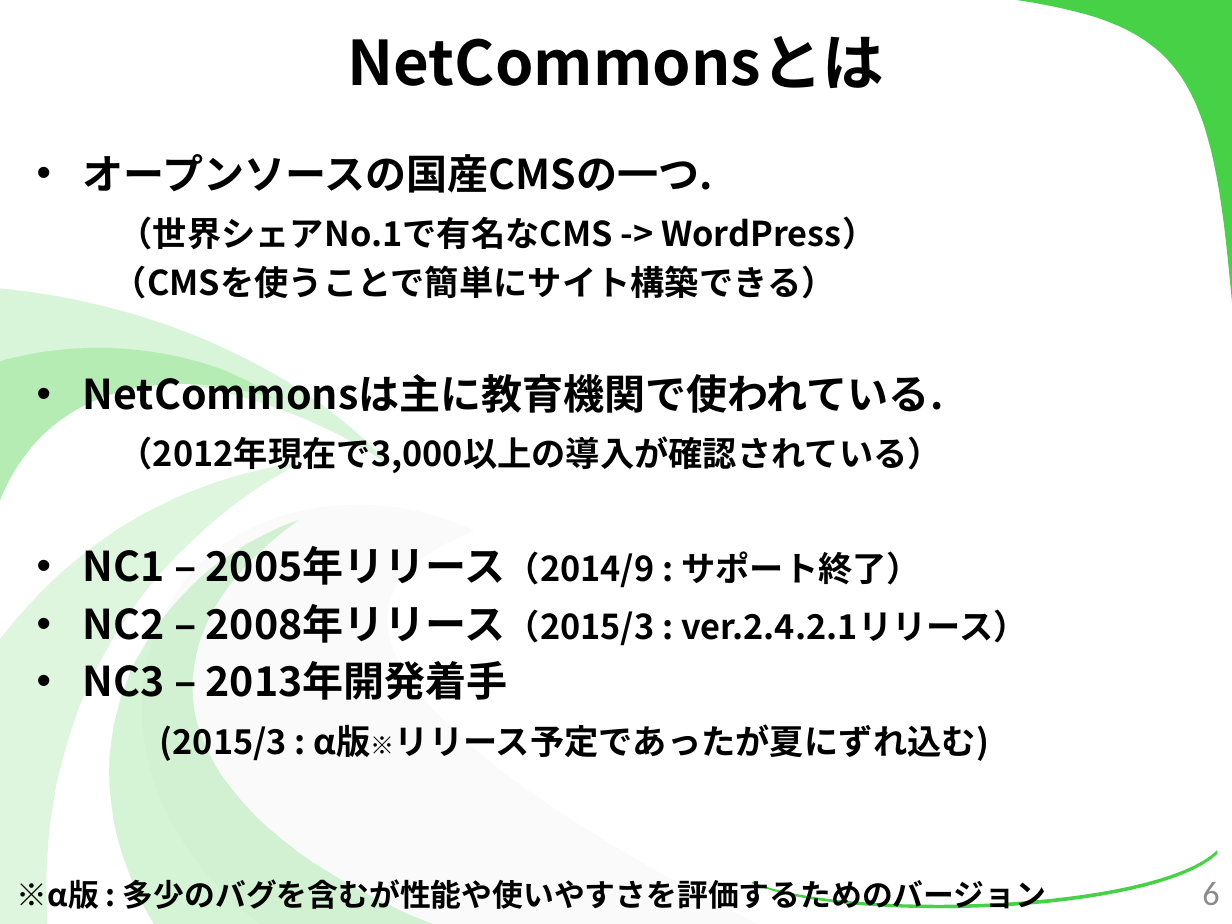
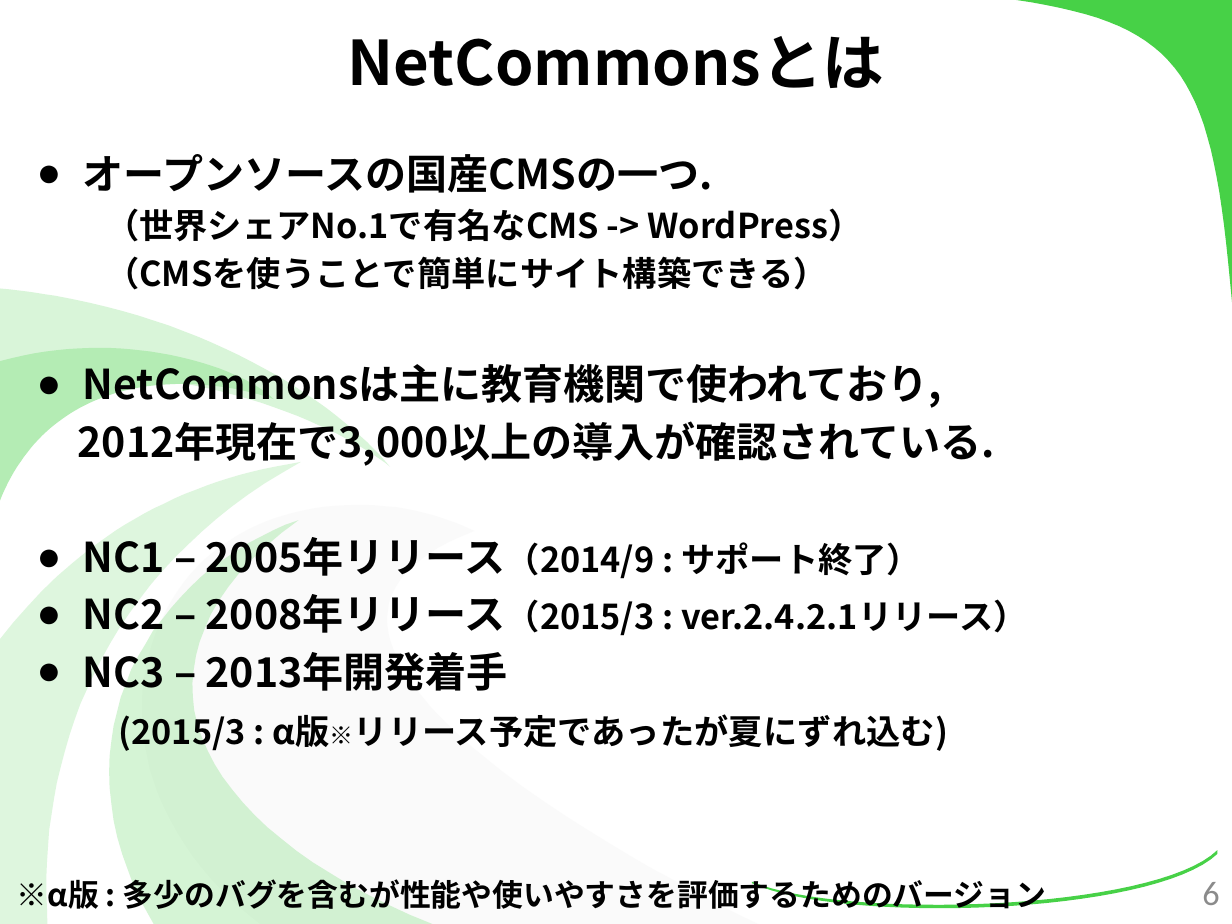
Before and after one commit to kotaro0717/Report-Management, a slide deck: slide 6 of 2.最終報告/3.発表資料/報告資料(最終).pptx. Drawn at 1232x924 pixels with LibreOffice and Linux fonts; fonts in the diff are those of the drawing. Boxes give left, top, right and bottom in pixels: in the first picture for what was removed or moved away, otherwise in the second. Text is boxed around its words. In the diff, an @@ line names an element or a change of style, - is before the commit and + after.

```diff
--- a/2.最終報告/3.発表資料/報告資料(最終).pptx
+++ b/2.最終報告/3.発表資料/報告資料(最終).pptx
@@ text at (83,154,1028,698): bullet • to ● @@
@@ text at (78,357,995,466): text changed; size 20 to 24 pt @@
-• NetCommonsは主に教育機関で使われている.
-（2012年現在で3,000以上の導入が確認されている）
+● NetCommonsは主に教育機関で使われており,
+2012年現在で3,000以上の導入が確認されている.
```
Also in this commit, not shown: 31 other slides changed, 15 slides added, 11 slides removed, 6 other files.
